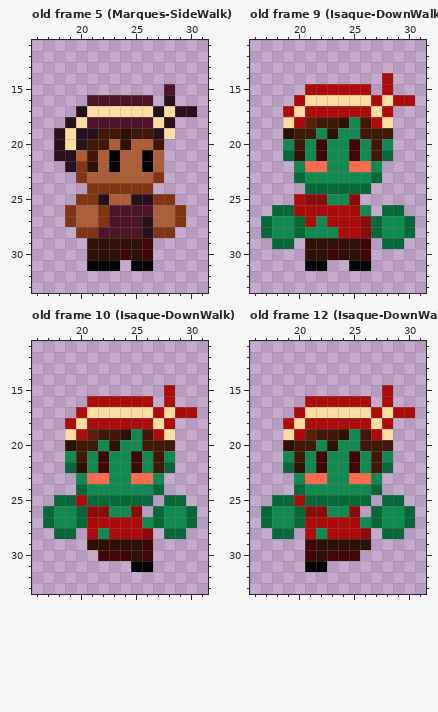
Two versions of one pixel-art file, assets/BasicEnemy.aseprite. The first picture shows the starting point.
48x48 pixels, 24 frames. Shown: old frame 5 (Marques-SideWalk): x 16..31, y 11..33; old frame 9 (Isaque-DownWalk): x 16..31, y 11..33; old frame 10 (Isaque-DownWalk): x 16..31, y 11..33; old frame 12 (Isaque-DownWalk): x 16..31, y 11..33. The commit also changed other frames, which this record leaves out.
The result:
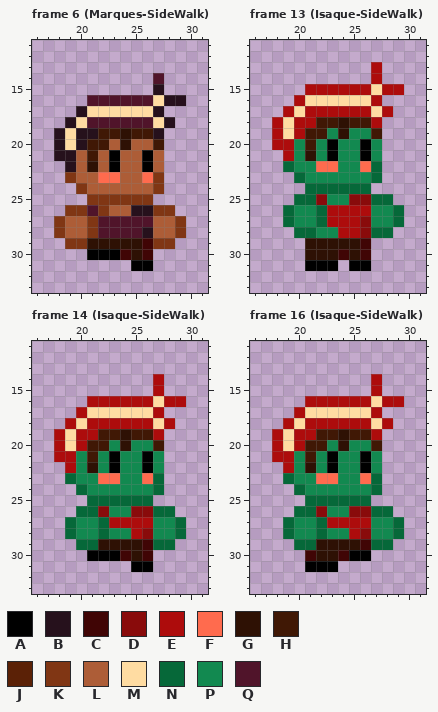
Palette (. is transparent): A #000000  B #26111c  C #400505  D #890b0b  E #ad0c0c  F #ff6b4e  G #2e1104  H #401805  J #5b2106  K #803614  L #ad5d37  M #ffdca2  N #066839  P #128950  Q #50142a
A new or re-ordered frame is compared with the old frame closest to it.
From the commit log: Side animation do zumbi 1
Edits made:
frames 24 -> 40
Changed rows in their new state; - is an unchanged pixel.
Frame 6 (Marques-SideWalk) is new; against old frame 5 (Marques-SideWalk):
first column x 18:
14 ---------Q---
15 ---------B.--
16 ---------M-B-
17 ----------...
19 ----------.--
22 --L----------
23 -KL-FF--F----
24 --KLLLLLLK---
25 --.-KKKKK..--
26 --KQ-LLBBKK.-
27 KL-KQ---Q----
28 KLL------LLK-
29 -KK------KK--
30 ---AAA-------
31 ---...-------
Frame 13 (Isaque-SideWalk) is new; against old frame 9 (Isaque-DownWalk):
first column x 17:
13 ----------E---
14 ----------E.--
15 ----------M-E-
16 -----------...
18 -E--E---H--.--
19 -EME-HPG-P-.--
20 -EEPHPA-PAP.--
21 --EPGPA-PAP.--
22 --N-P-F-P-N---
25 ---NN----DNN--
26 -.-PPN---EPP--
27 ..NPPN----P-N.
28 ...-N------N..
29 -..--------..-
30 ------GC------
31 ------A-------
Frame 14 (Isaque-SideWalk) is new; against old frame 10 (Isaque-DownWalk):
first column x 17:
14 ----------E---
15 ----------E.--
16 ----------M-E-
17 -----------...
19 -E--E---H--.--
20 -EME-HPG-P-.--
21 -EEPHPA-PAP.--
22 --EPGPA-PAP.--
23 --N-P-F-P-N---
25 -...-------..-
26 ...-N----D-N..
27 ..NPPN---EP-N.
28 -.-PPNPP--PP--
29 ---NN-----NN--
30 ----AAA-------
Frame 16 (Isaque-SideWalk) is new; against old frame 12 (Isaque-DownWalk):
first column x 17:
14 ----------E---
15 ----------E.--
16 ----------M-E-
17 -----------...
19 -E--E---H--.--
20 -EME-HPG-P-.--
21 -EEPHPA-PAP.--
22 --EPGPA-PAP.--
23 --N-P-F-P-N---
25 -...-------..-
26 ...-N----D-N..
27 ..NPPN---EP-N.
28 -.-PPNPP--PP--
29 ---NN----CNN--
30 ------G-AA----
31 ------A-------
